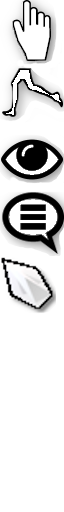
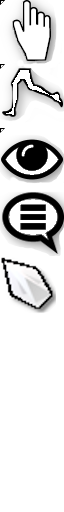
Comparing the layer stacks of the two (64, 512) images. Changes:
painted on "Background" over [left=0, top=0, right=5, bottom=133]
